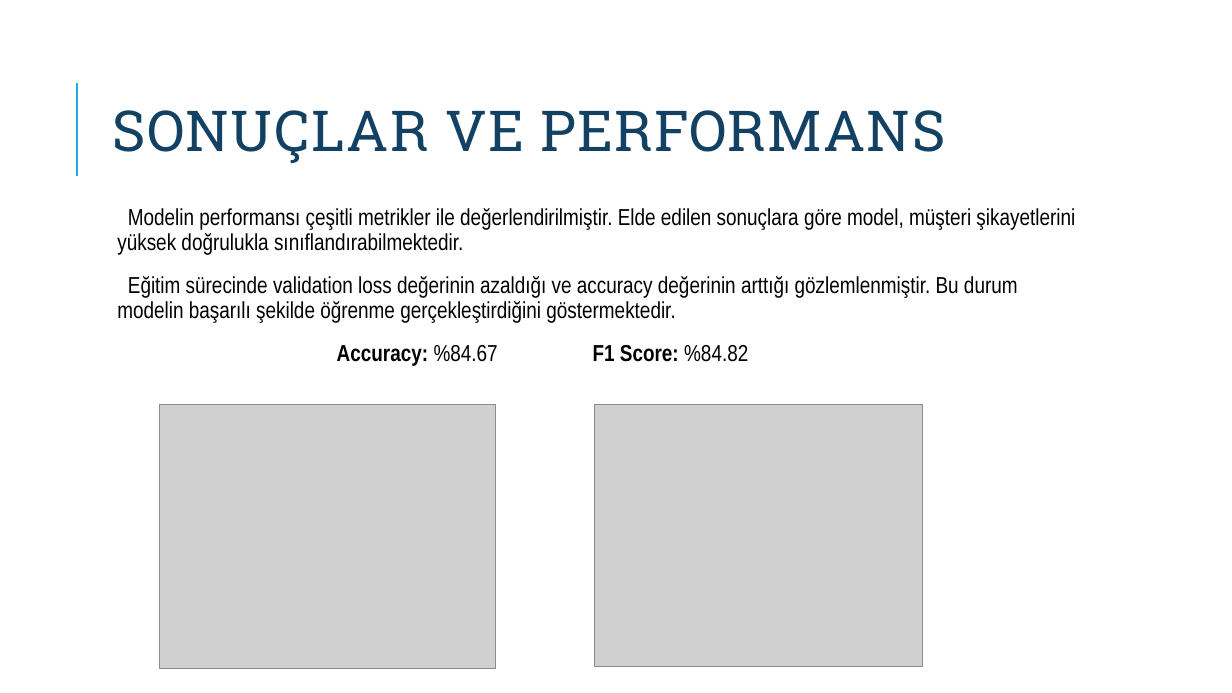
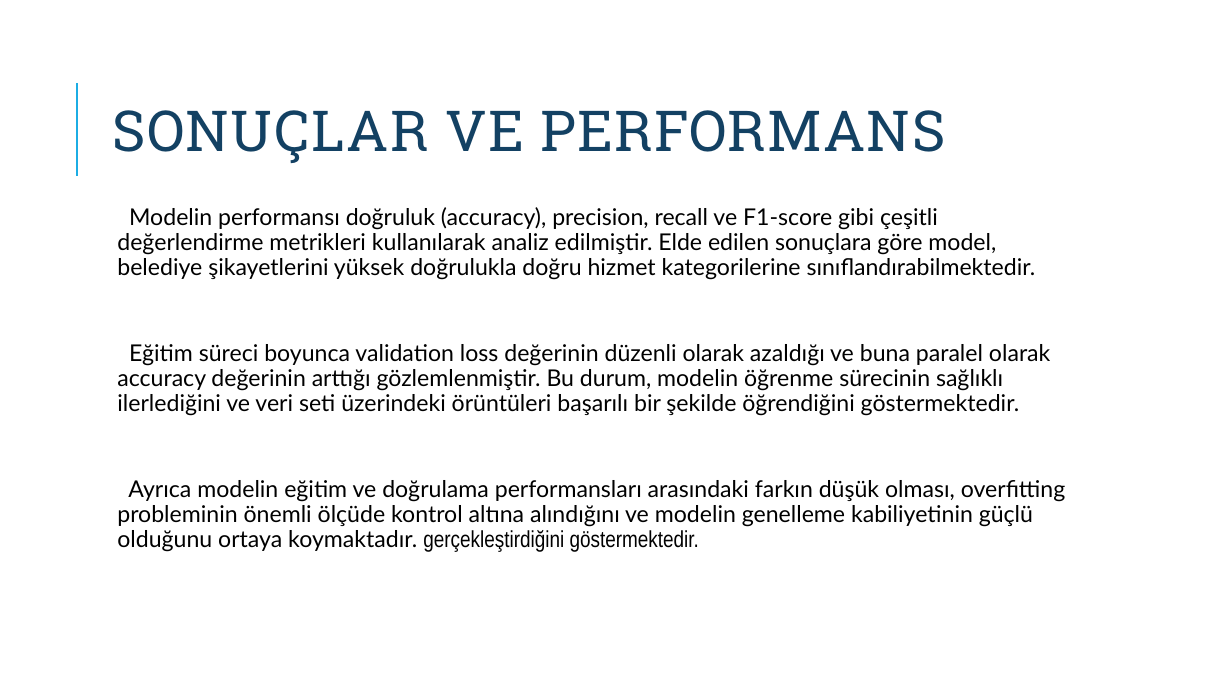
Before and after one commit to AslihanErarslan/customer-complaint-classification, a slide deck: slide 7 of ASLIHANERARSLAN_23040101020_MUSTERISIKAYETLERISINIFLANDIRMA.pptx. Drawn at 1232x693 pixels with LibreOffice and Linux fonts; fonts in the diff are those of the drawing; grey boxes stand for pictures. Boxes give left, top, right and bottom in pixels: in the first picture for what was removed or moved away, otherwise in the second. Text is boxed around its words. In the diff, an @@ line names an element or a change of style, - is before the commit and + after.

```diff
--- a/ASLIHANERARSLAN_23040101020_MUSTERISIKAYETLERISINIFLANDIRMA.pptx
+++ b/ASLIHANERARSLAN_23040101020_MUSTERISIKAYETLERISINIFLANDIRMA.pptx
@@ text at [117,207,1066,552]: text changed; font Arial Narrow to Lato @@
-  Modelin performansı çeşitli metrikler ile değerlendirilmiştir. Elde edilen sonuçlara göre model, müşteri şikayetlerini yüksek doğrulukla sınıflandırabilmektedir.
-  Eğitim sürecinde validation loss değerinin azaldığı ve accuracy değerinin arttığı gözlemlenmiştir. Bu durum modelin başarılı şekilde öğrenme gerçekleştirdiğini göstermektedir.
-  Accuracy: %84.67 F1 Score: %84.82
+  Modelin performansı doğruluk (accuracy), precision, recall ve F1-score gibi çeşitli değerlendirme metrikleri kullanılarak analiz edilmiştir. Elde edilen sonuçlara göre model, belediye şikayetlerini yüksek doğrulukla doğru hizmet kategorilerine sınıflandırabilmektedir.
+  Eğitim süreci boyunca validation loss değerinin düzenli olarak azaldığı ve buna paralel olarak accuracy değerinin arttığı gözlemlenmiştir. Bu durum, modelin öğrenme sürecinin sağlıklı ilerlediğini ve veri seti üzerindeki örüntüleri başarılı bir şekilde öğrendiğini göstermektedir.
+  Ayrıca modelin eğitim ve doğrulama performansları arasındaki farkın düşük olması, overfitting probleminin önemli ölçüde kontrol altına alındığını ve modelin genelleme kabiliyetinin güçlü olduğunu ortaya koymaktadır. gerçekleştirdiğini göstermektedir.
@@ picture removed at [160,405,495,668] @@
@@ picture removed at [595,405,922,666] @@
```
Also in this commit, not shown: 3 other slides changed, 1 slide added, 1 other file.
